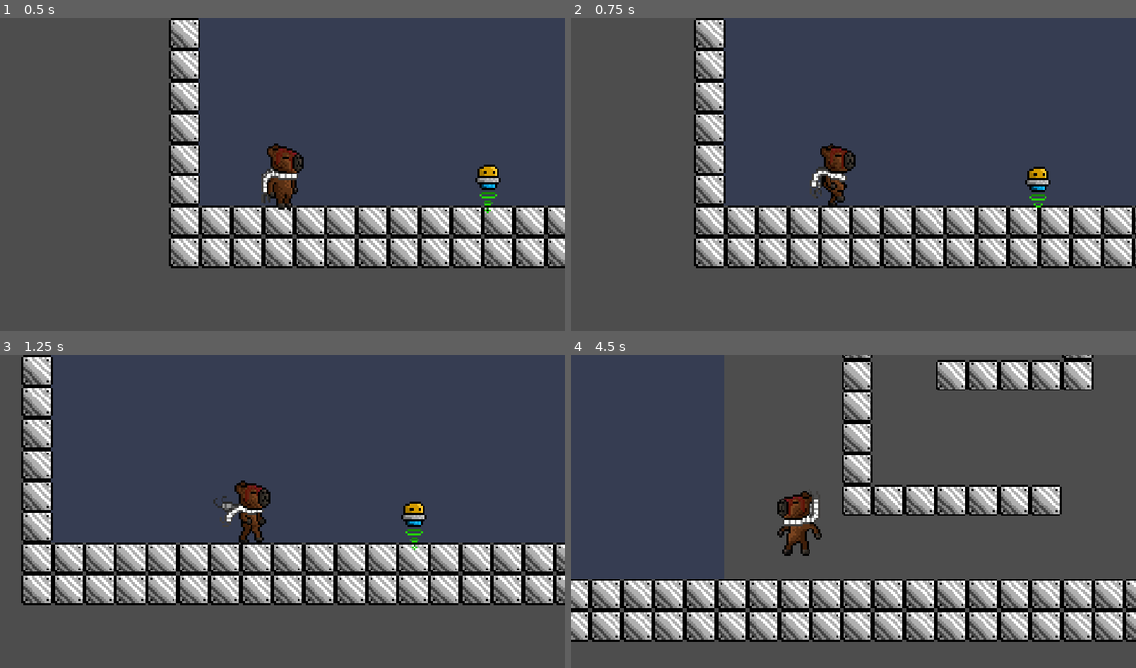
Above: before the commit, frames 1-4 (two rows, left to right).
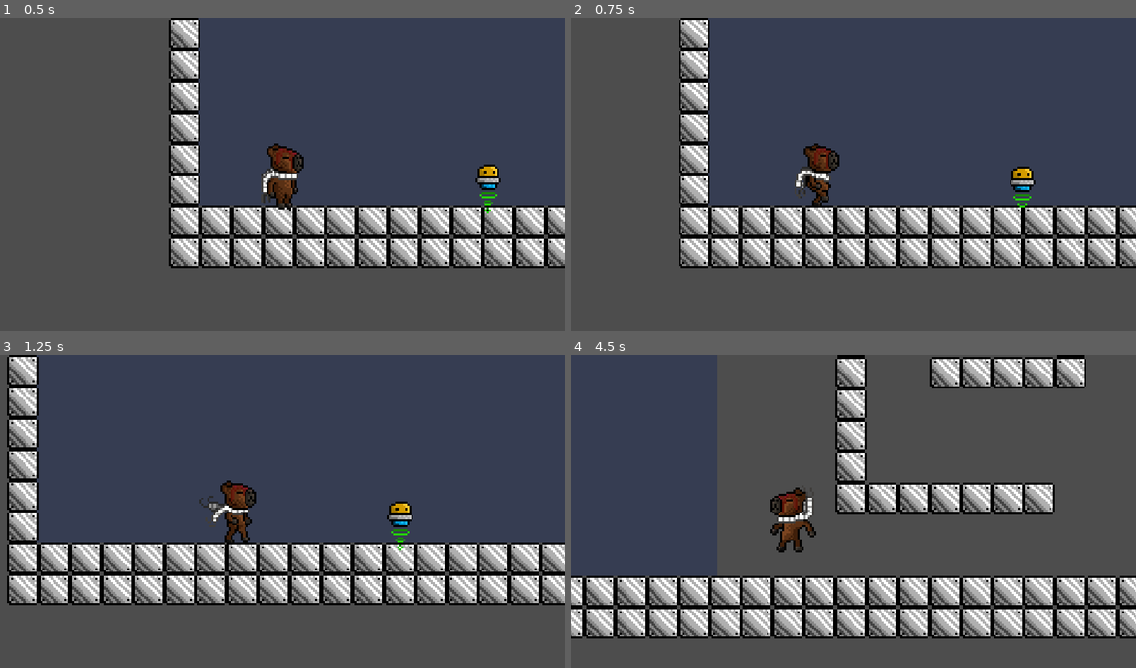
Above: after the commit, the same moments.

Repository: neanthertal-albino/projetos-GODOT-
Game: Godot game, scene res://scenes/node_2d.tscn
Same seed, same stepped clock (60 frames per second), same inputs: the game is played once before the commit and once after it.
Inputs:
- Up to frame 1 (0.5 s): no input
- Up to frame 2 (0.75 s): hold D (walk_right) from 0.53 s (still down); hold S (ASS_POWER) from 0.53 s (still down)
- Up to frame 3 (1.25 s): keep holding D (walk_right); keep holding S (ASS_POWER); tap K (jump) at 0.77, 0.8, 1.07 s
- Up to frame 4 (4.5 s): release S (ASS_POWER) at 1.28 s; tap K (jump) at 1.35, 1.52, 1.82, 2.3, 3.02, 3.32, 3.77, 3.8, 4.07 s; tap S (ASS_POWER) at 1.55, 3.05 s; release D (walk_right) at 2.03 s; hold A (walk_left) 2.03-2.78 s; hold S (ASS_POWER) 2.03-2.78 s; hold D (walk_right) 2.78-4.28 s; tap L (PORRADA) at 2.85 s; hold J (RUN) 3.53-4.28 s; hold A (walk_left) from 4.28 s (still down); tap W (plan) at 4.35 s

Frame 1 is identical in both runs. In frame 2, 19% of the frame differs, in the area x 19-100%, y 0-80%; in frame 3, 21%; in frame 4, 26%, in the area x 0-100%, y 0-92%.

Commit message:
mais umas coisinhas

Diff:
--- a/capivara-0.0/project.godot
+++ b/capivara-0.0/project.godot
@@ -10,7 +10,7 @@
 
 [application]
 
-config/name="Capivara 3"
+config/name="Capivara 3.3"
 run/main_scene="uid://628negabdn6p"
 config/features=PackedStringArray("4.5", "Forward Plus")
 config/icon="res://sprites/icon.svg"
--- a/capivara-0.0/scenes/codes/player.code.gd
+++ b/capivara-0.0/scenes/codes/player.code.gd
@@ -51,8 +51,8 @@
 	if velocity.y >= 10000:
 		velocity.y = 10000
 
-	if global_position.y > 1000:  # ou qualquer valor fundo do seu mapa
-		global_position = Vector2(160, 464)  # volta pro comeco
+	if global_position.y > 100:  # ou qualquer valor fundo do seu mapa
+		global_position = Vector2(-256, 2176)  # volta pro comeco
 		velocity = Vector2.ZERO  # zera velocidade pra evitar bug de queda
 
 	if $AnimatedSprite2D.flip_h:
@@ -192,7 +192,7 @@
 			ass_powered = true
 	#e se tiver chego no chao o powered fica false ("falso" pros !bilingue, ha) e o contador comeca a diminuir 0.2
 	elif is_on_floor() and c_shake >= 2:
-		ass_powered = false
+		ass_powered = true
 		couldown_ass_power -= 0.1
 		shake_strength = 20
 		if permetidor_shake == true:
@@ -329,9 +329,6 @@
 	if pode_jumpwall == false:
 		contador_jumpwall = 0
 
-# func _camera():
-	# theres nothing to the beta...
-
 func _stage_run():
 	if cont_vel_pstg == 0:
 		if Input.is_action_pressed("RUN") and plan == false and time_air <= 10:
--- a/capivara-0.0/scenes/enilamp.gd
+++ b/capivara-0.0/scenes/enilamp.gd
@@ -50,8 +50,6 @@
 		tou_wall = 0
 
 func _on_hurtbox_area_entered(area: Area2D) -> void:
-	print(area.name)
-	print(area.get_groups())
 	if area == hurtbox:
 		return
 	if area.is_in_group("PORRADA_DO_PLAYER"):
@@ -84,21 +82,19 @@
 
 
 func _on_hurtbox_area_entered_ASS_POWER(area: Area2D) -> void:
-	print(area.name)
 	if area == hurtbox:
 		return
 	if area.is_in_group("ASS_POWER"):
 		hp -= 5
-		print("ass_power acertou")
 		took_damage = true
 		player = get_tree().get_first_node_in_group("player")
 
 		if player.global_position.x < global_position.x:
-			velocity.x = 1000
+			velocity.x = 400
 		else:
-			velocity.x = -1000
+			velocity.x = -400
 
-		velocity.y = -600
+		velocity.y = -300
 
 		for i in range(4):
 			inimigo.modulate = Color(255.014, 255.014, 255.014, 1.0)
--- a/capivara-0.0/scenes/player.tscn
+++ b/capivara-0.0/scenes/player.tscn
@@ -198,10 +198,12 @@
 shape = SubResource("RectangleShape2D_dqkch")
 
 [node name="Camera2D" type="Camera2D" parent="."]
-limit_left = 0
-limit_bottom = 10
+ignore_rotation = false
+limit_left = -10
+limit_bottom = 1000
 limit_smoothed = true
 position_smoothing_enabled = true
+position_smoothing_speed = 8.0
 
 [node name="AtackArea" type="Area2D" parent="." groups=["PORRADA_DO_PLAYER"]]
 collision_layer = 4
@@ -216,6 +218,7 @@
 [node name="AudioStreamPlayer2D" type="AudioStreamPlayer2D" parent="."]
 stream = ExtResource("6_tuyoq")
 autoplay = true
+parameters/looping = true
 
 [node name="ASS_ASS_POWER" type="Area2D" parent="." groups=["ASS_POWER"]]
 collision_layer = 4
